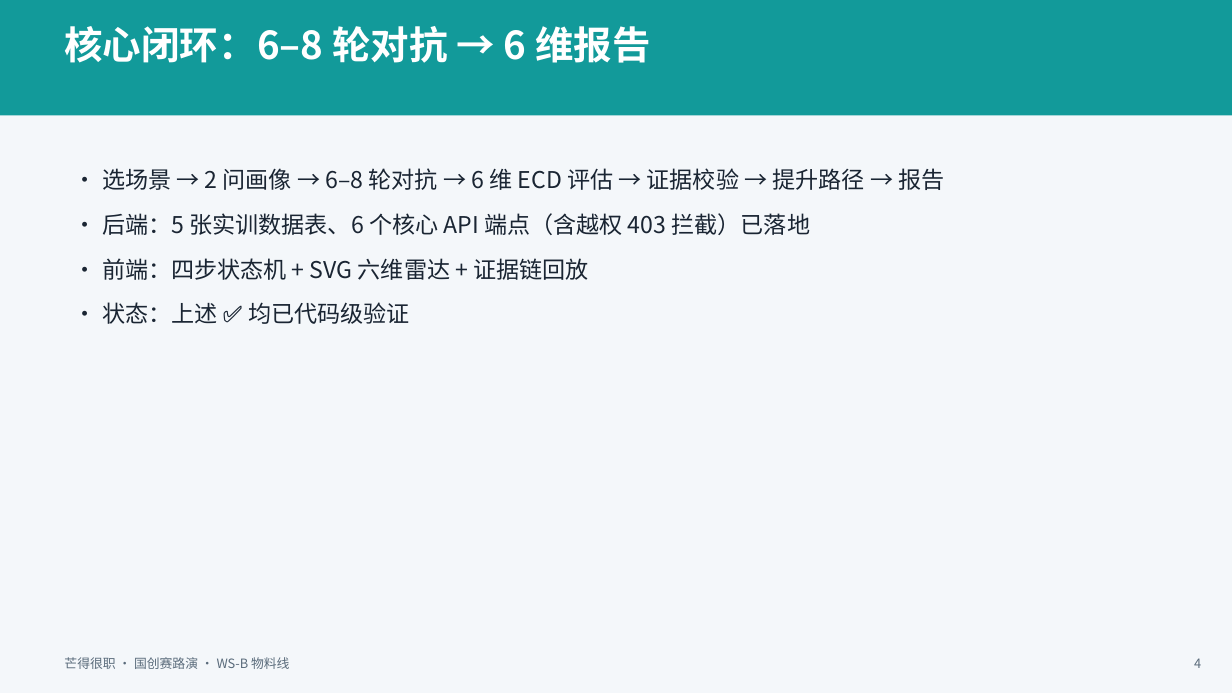
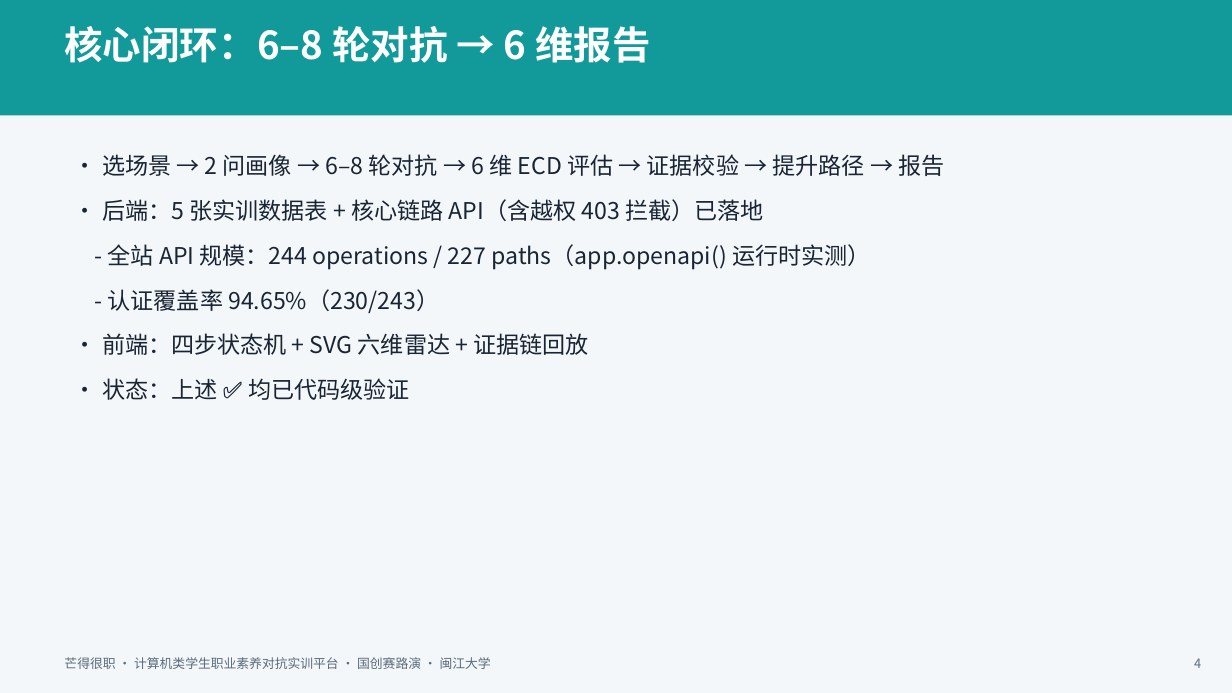
Before and after one commit to TrueFurina/MARS-408, a slide deck: slide 4 of deliverables/芒得很职-国创赛路演PPT-5分钟黄金路径.pptx. Drawn at 1232x693 pixels with LibreOffice and Linux fonts; fonts in the diff are those of the drawing. Boxes give left, top, right and bottom in pixels: in the first picture for what was removed or moved away, otherwise in the second. Text is boxed around its words. In the diff, an @@ line names an element or a change of style, - is before the commit and + after.

```diff
--- a/deliverables/芒得很职-国创赛路演PPT-5分钟黄金路径.pptx
+++ b/deliverables/芒得很职-国创赛路演PPT-5分钟黄金路径.pptx
@@ text "• 选场景 → 2 问画像 ..." moved from (x1=102, y1=168, x2=944, y2=324) to (x1=102, y1=154, x2=944, y2=400) @@
@@ text at (x1=102, y1=199, x2=871, y2=313): text changed @@
-• 后端：5 张实训数据表、6 个核心 API 端点（含越权 403 拦截）已落地
+• 后端：5 张实训数据表 + 核心链路 API（含越权 403 拦截）已落地
+- 全站 API 规模：244 operations / 227 paths（app.openapi() 运行时实测）
+- 认证覆盖率 94.65%（230/243）
@@ text at (x1=64, y1=657, x2=491, y2=669): text changed @@
-芒得很职 · 国创赛路演 · WS-B 物料线
+芒得很职 · 计算机类学生职业素养对抗实训平台 · 国创赛路演 · 闽江大学
```
Also in this commit, not shown: 9 other slides changed, 3 other files.
